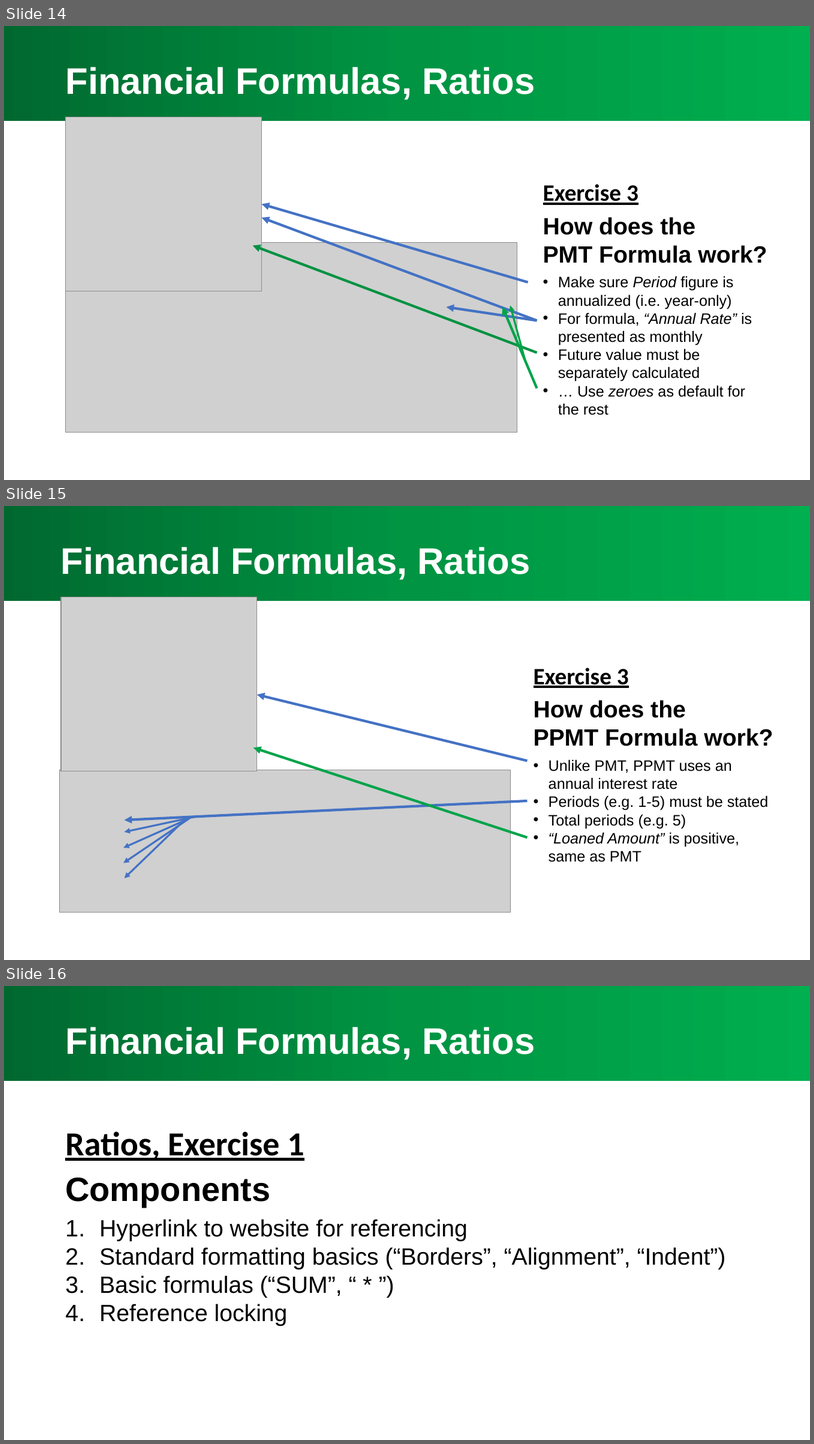
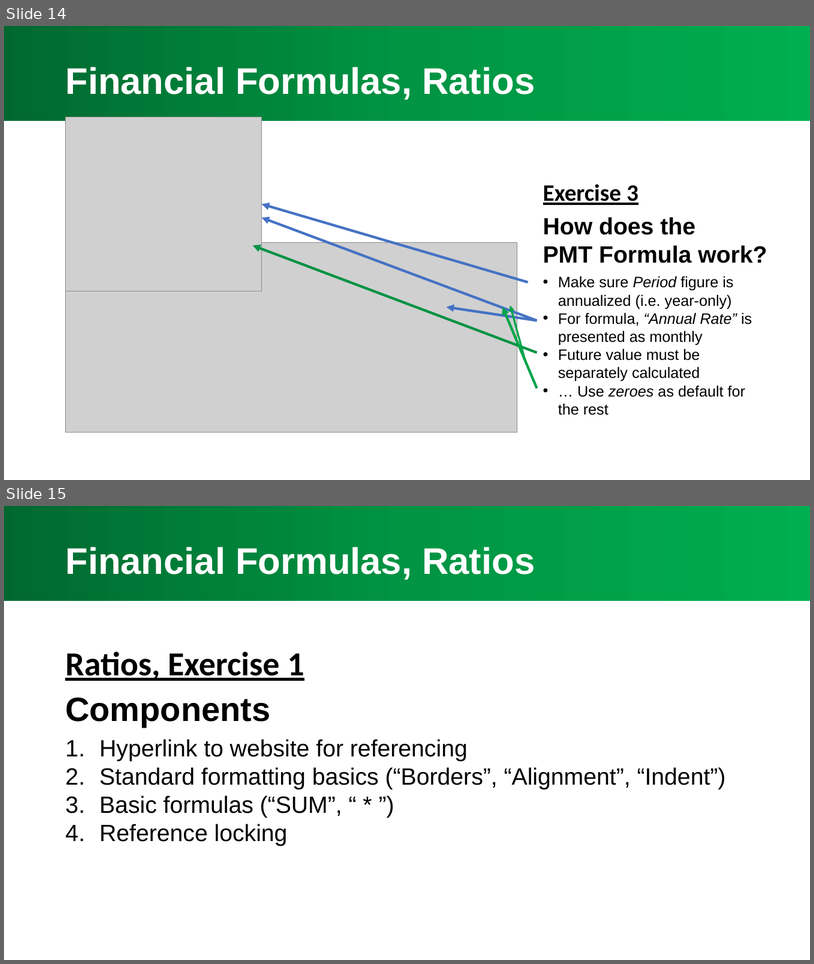
Before and after one commit to shongyang/shongyang.github.io, a slide deck: asset/kiv/Excel 101 - Accounting (Slides).ppsx. Shown one above the other, each under a label of ours: slides 14, 15 and 16 before the commit, slides 14 and 15 after it. The pictures are 814x1444 and 814x964 pixels, drawn with LibreOffice and Linux fonts; fonts in the diff are those of the drawing; grey boxes stand for pictures. Boxes give left, top, right and bottom in pixels: in the first picture for what was removed or moved away, otherwise in the second. Text is boxed around its words. In the diff, an @@ line names an element or a change of style, - is before the commit and + after.

```diff
--- a/asset/kiv/Excel 101 - Accounting (Slides).ppsx
+++ b/asset/kiv/Excel 101 - Accounting (Slides).ppsx
@@ slide 15 removed at <box>4,506,810,960</box>, background #FFFFFF @@
@@ rectangle removed at <box>4,506,810,601</box> @@
@@ title removed at <box>61,547,530,580</box> @@
-Financial Formulas, Ratios
@@ picture removed at <box>61,597,257,771</box> @@
@@ text removed at <box>534,667,773,862</box> @@
-Exercise 3
-How does the
-PPMT Formula work?
-• Unlike PMT, PPMT uses an annual interest rate
-• Periods (e.g. 1-5) must be stated
-• Total periods (e.g. 5)
-• “Loaned Amount” is positive, same as PMT
@@ arrow removed from (528, 760) to (257, 695) @@
@@ arrow removed from (528, 838) to (254, 747) @@
@@ picture removed at <box>60,770,511,912</box> @@
@@ arrow removed from (528, 801) to (125, 820) @@
@@ arrow removed from (190, 818) to (124, 848) @@
@@ arrow removed from (190, 818) to (124, 863) @@
@@ arrow removed from (196, 816) to (125, 831) @@
@@ arrow removed from (185, 820) to (125, 878) @@
@@ what was slide 16 is now slide 15 @@
```
Also in this commit, not shown: 1 other file.
